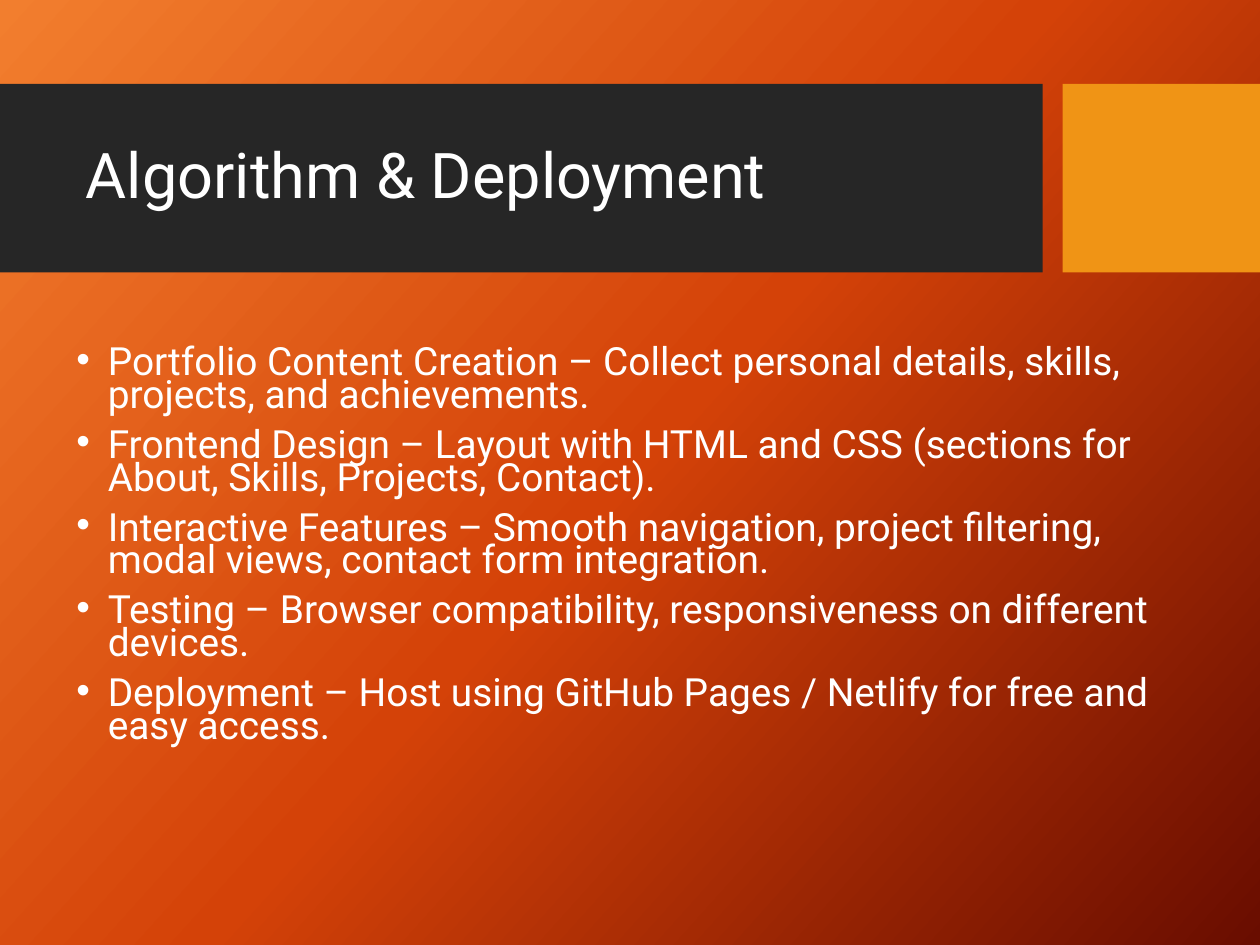
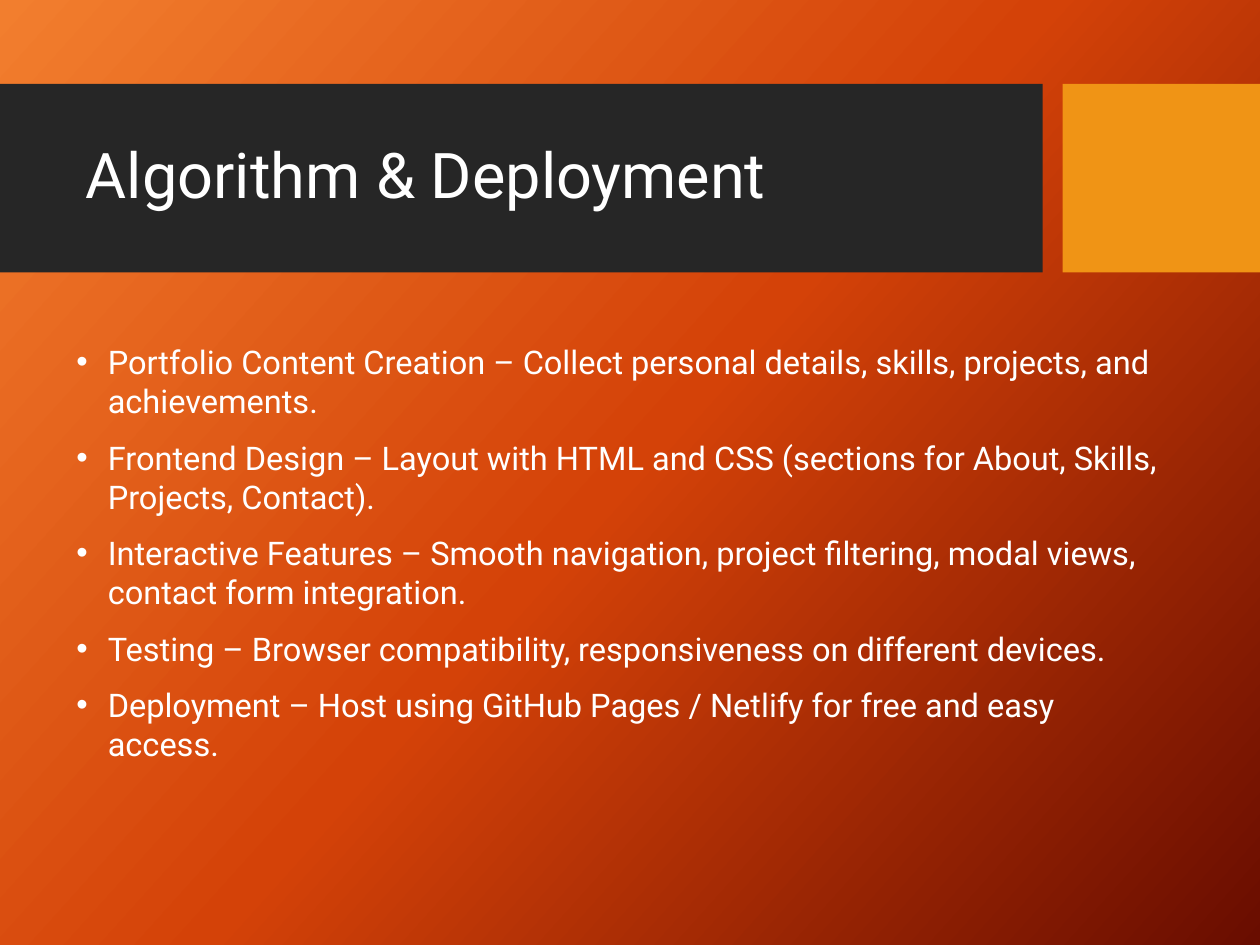
Before and after one commit to kuldeepin3/portfolio-capstone-edunet, a slide deck: slide 9 of Interactive_Portfolio_Presentation (1).pptx (slide 10 before the commit). Drawn at 1260x945 pixels with LibreOffice and Linux fonts; fonts in the diff are those of the drawing; background and template pictures are left out. Boxes give left, top, right and bottom in pixels: in the first picture for what was removed or moved away, otherwise in the second. Text is boxed around its words. In the diff, an @@ line names an element or a change of style, - is before the commit and + after.

```diff
--- a/Interactive_Portfolio_Presentation (1).pptx
+++ b/Interactive_Portfolio_Presentation (1).pptx
@@ text "Portfolio Content Creation – Collect ..." at (108, 349, 1157, 757): size 22.2 to 18.6 pt; line spacing 0.7 to 1 @@
```
Also in this commit, not shown: 5 other slides changed, 6 slides added, 7 slides removed.
